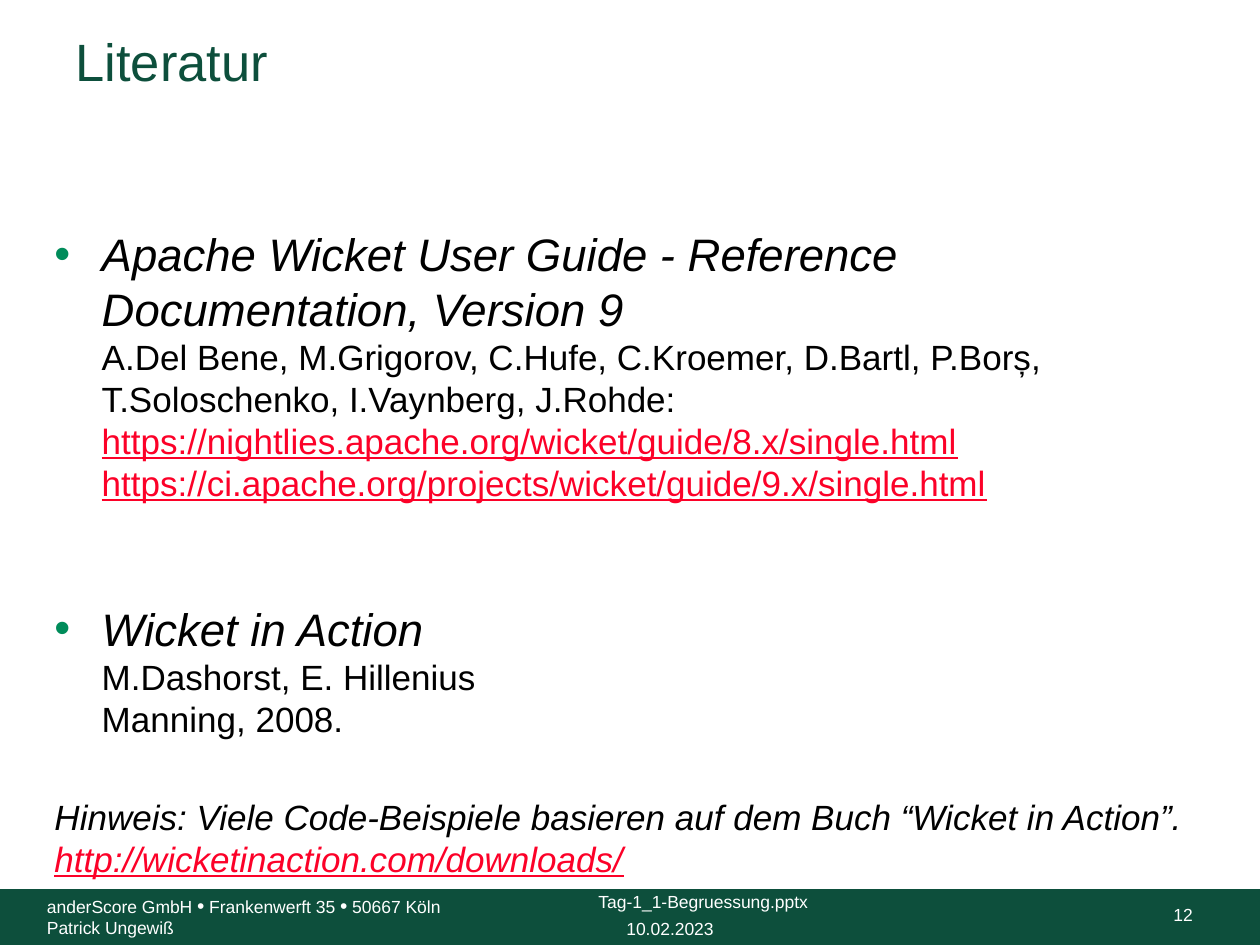
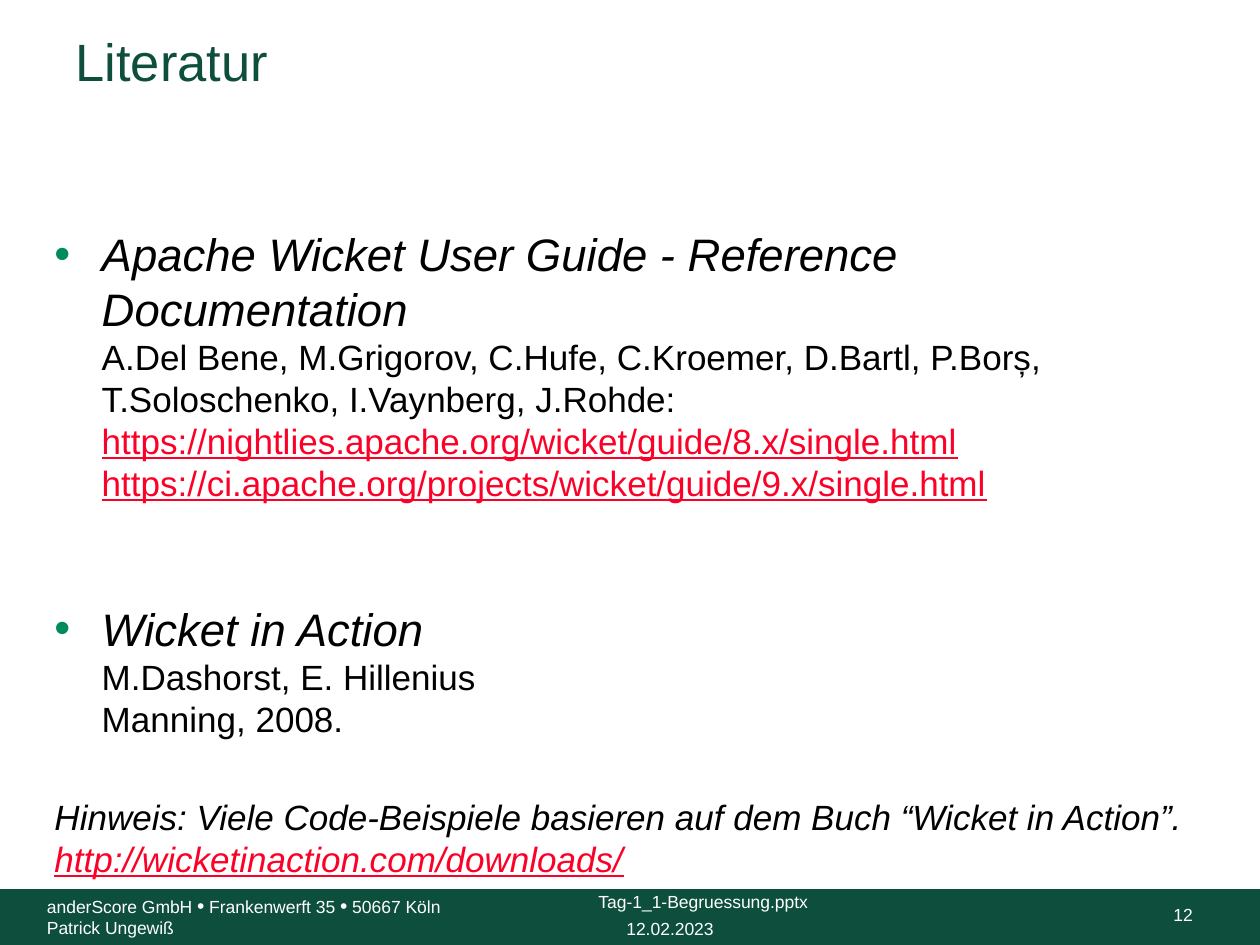
Before and after one commit to anderscore-gmbh/wicket-training, a slide deck: slide 12 of slides/Tag-1_1-Begruessung.pptx. Drawn at 1260x945 pixels with LibreOffice and Linux fonts; fonts in the diff are those of the drawing; background and template pictures are left out. Boxes give left, top, right and bottom in pixels: in the first picture for what was removed or moved away, otherwise in the second. Text is boxed around its words. In the diff, an @@ line names an element or a change of style, - is before the commit and + after.

```diff
--- a/slides/Tag-1_1-Begruessung.pptx
+++ b/slides/Tag-1_1-Begruessung.pptx
@@ text at (x1=102, y1=238, x2=1040, y2=503): text changed @@
-• Apache Wicket User Guide - Reference Documentation, Version 9
-  A.Del Bene, M.Grigorov, C.Hufe, C.Kroemer, D.Bartl, P.Borș, T.Soloschenko, I.Vaynberg, J.Rohde:
-  https://nightlies.apache.org/wicket/guide/8.x/single.html
-  https://ci.apache.org/projects/wicket/guide/9.x/single.html
+• Apache Wicket User Guide - Reference Documentation
+  A.Del Bene, M.Grigorov, C.Hufe, C.Kroemer, D.Bartl, P.Borș, T.Soloschenko, I.Vaynberg, J.Rohde:
+  https://nightlies.apache.org/wicket/guide/8.x/single.html
+  https://ci.apache.org/projects/wicket/guide/9.x/single.html
@@ text at (x1=626, y1=922, x2=713, y2=935): text changed @@
-10.02.2023
+12.02.2023
```
Also in this commit, not shown: 12 other slides changed, 6 other files.
